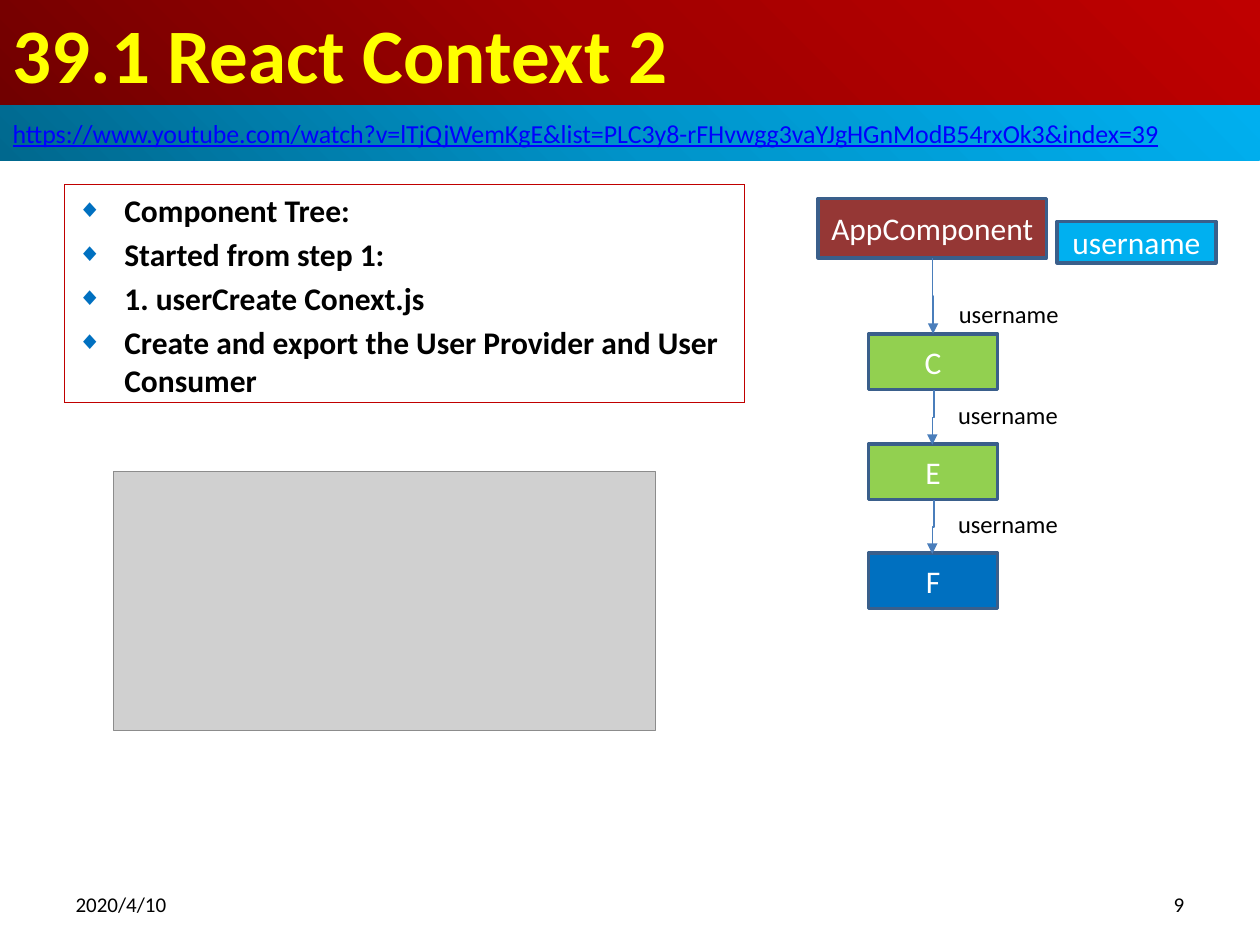
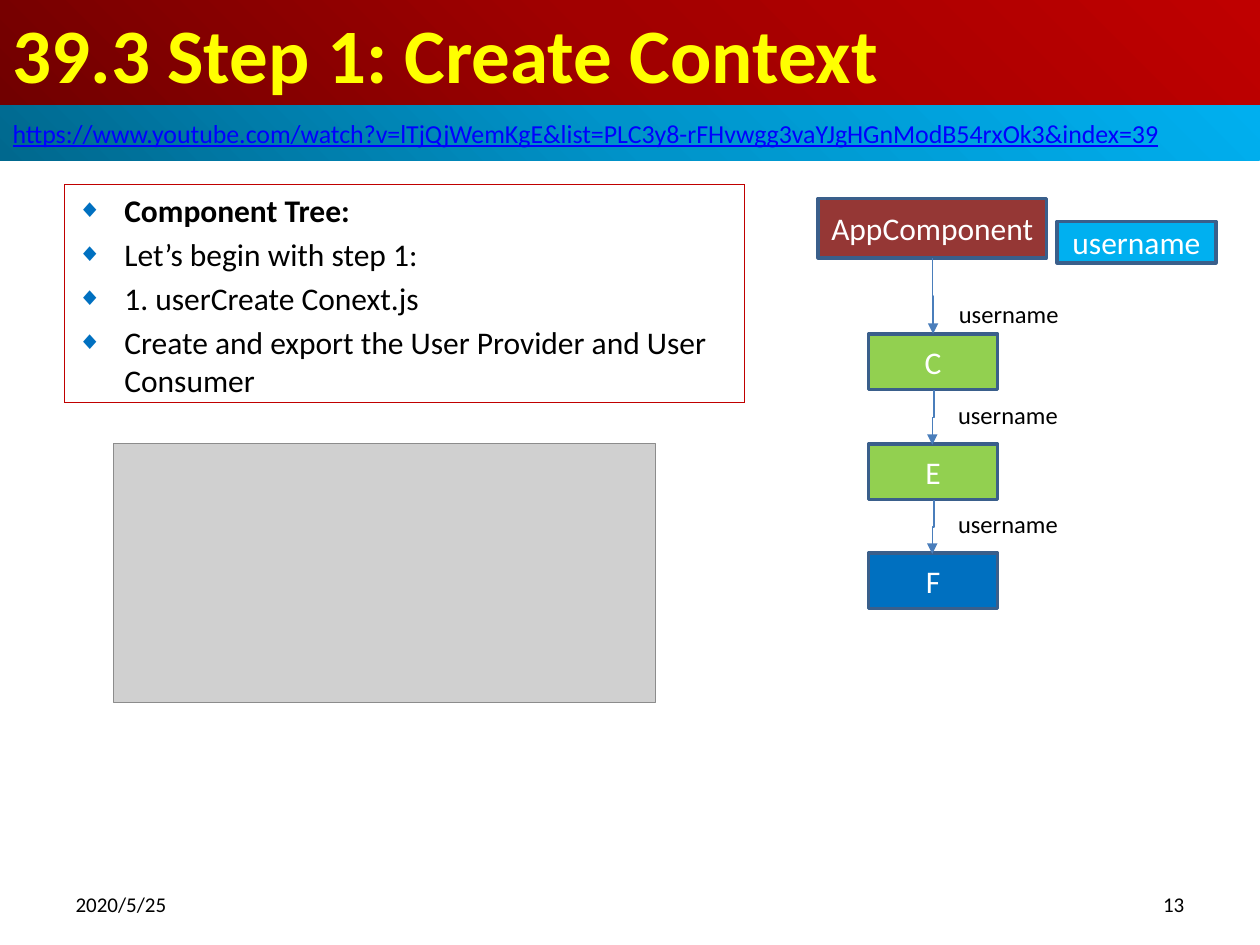
Before and after one commit to peterhchen/800-React-Hook, a slide deck: slide 13 of 39_Context2.pptx (slide 9 before the commit). Drawn at 1260x945 pixels with LibreOffice and Linux fonts; fonts in the diff are those of the drawing; grey boxes stand for pictures. Boxes give left, top, right and bottom in pixels: in the first picture for what was removed or moved away, otherwise in the second. Text is boxed around its words. In the diff, an @@ line names an element or a change of style, - is before the commit and + after.

Commit message:
Context
1. Create Context
2. Add User data at the Provider component
3. Get User data at the Consumer component.

```diff
--- a/39_Context2.pptx
+++ b/39_Context2.pptx
@@ title at (13,32,878,95): text changed @@
-39.1 React Context 2
+39.3 Step 1: Create Context
@@ subtitle at (124,244,417,272): text changed; bold off @@
-◆ Started from step 1:
+◆ Let’s begin with step 1:
@@ subtitle at (124,288,706,393): bold off in "1. userCreate Conext.js", "Create and export the User Provider and ..." @@
@@ picture: place and size @@
-picture at (113,471,655,730)
+picture at (113,444,655,702)
@@ text at (76,897,167,913): text changed @@
-2020/4/10
+2020/5/25
@@ page number at (1163,898,1184,912): text changed @@
-9
+13
```
Also in this commit, not shown: 14 other slides changed, 7 slides added.
